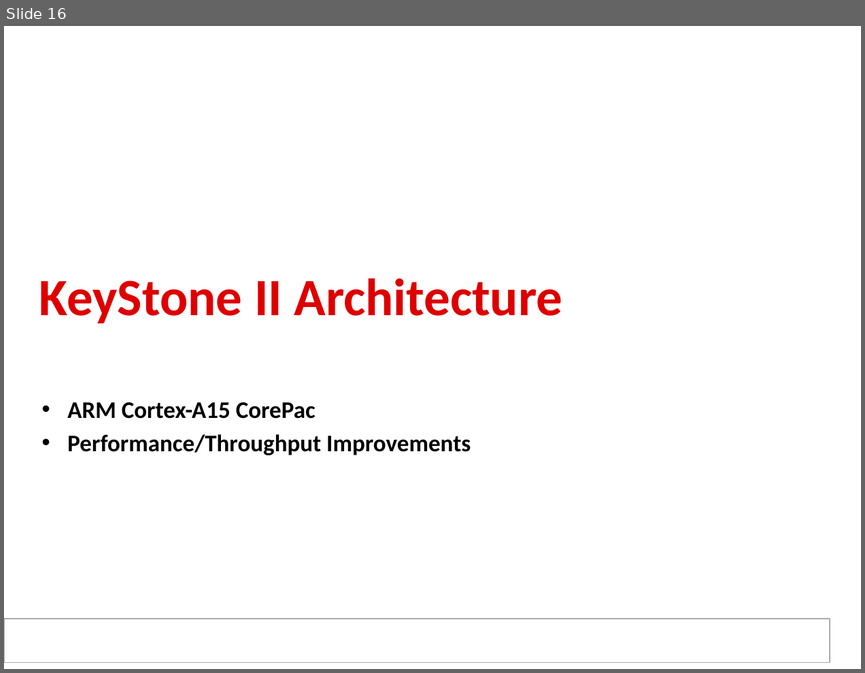
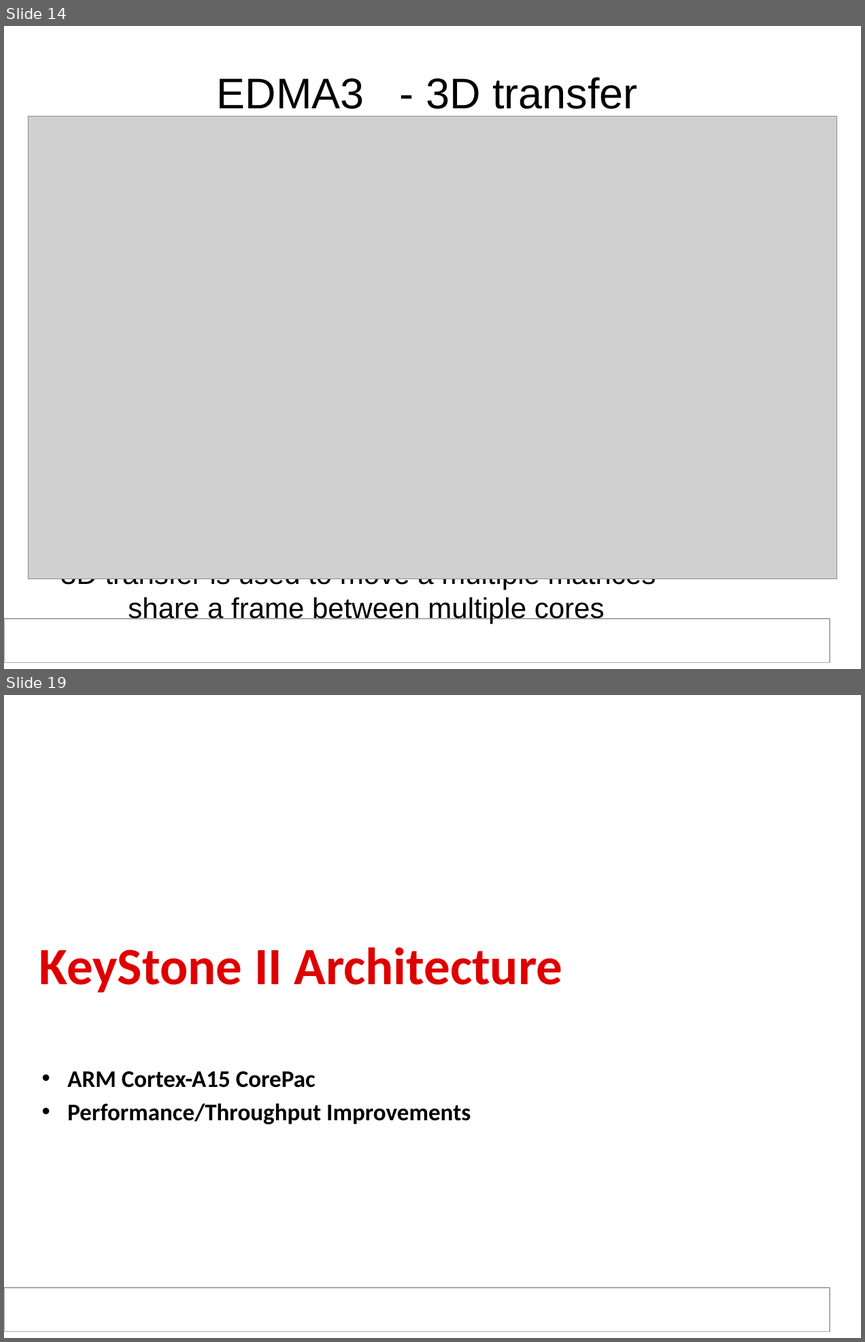
Before and after one commit to hari1989/keystone-workshop, a slide deck: slides/KeyStone SoC Architecture.pptx. Shown one above the other, each under a label of ours: slide 16 before the commit, slides 14 and 19 after it; the slides between them are not shown. The pictures are 865x673 and 865x1342 pixels, drawn with LibreOffice and Linux fonts; fonts in the diff are those of the drawing; grey boxes stand for pictures; background and template pictures are left out. Boxes give left, top, right and bottom in pixels: in the first picture for what was removed or moved away, otherwise in the second. Text is boxed around its words. In the diff, an @@ line names an element or a change of style, - is before the commit and + after.

Commit message:
1. delete detailed navigator  - leave it to later 2. Add EDMA slides to show why 3D transfer is needed in source and destination

```diff
--- a/slides/KeyStone SoC Architecture.pptx
+++ b/slides/KeyStone SoC Architecture.pptx
@@ slide 14 added at [4,26,861,669], background #FFFFFF; not listed: 1 template element that a slide beside it also shows @@
@@ text added at [217,77,637,116], 36 pt, text #000000 @@
+EDMA3 - 3D transfer
@@ picture added at [28,116,836,579] @@
@@ text added at [60,578,656,624], 24 pt, text #000000 @@
+3D transfer is used to move a multiple matrices – share a frame between multiple cores
@@ what was slide 16 is now slide 19 @@
```
Also in this commit, not shown: 9 slides changed, 3 other slides added, 1 slide removed.
